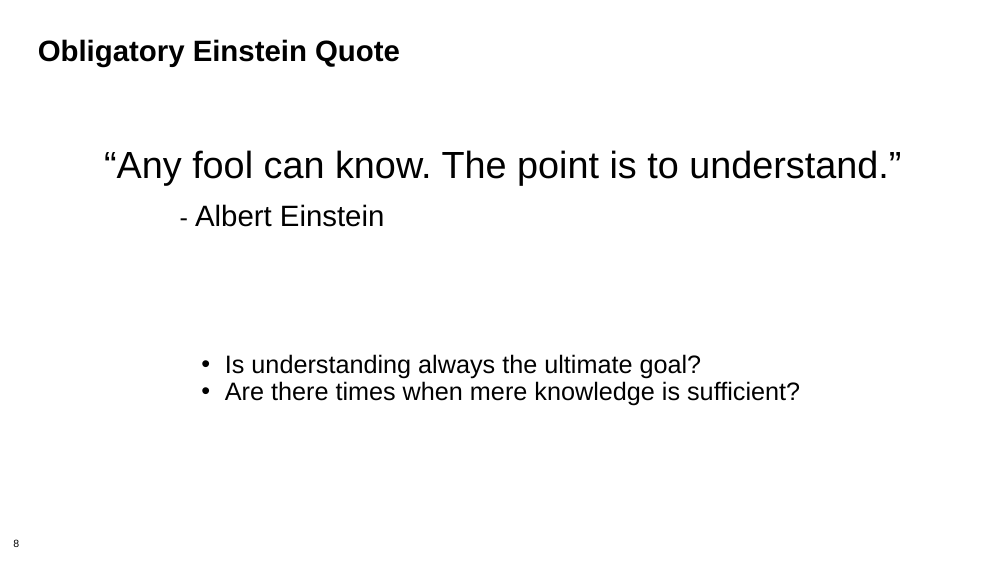
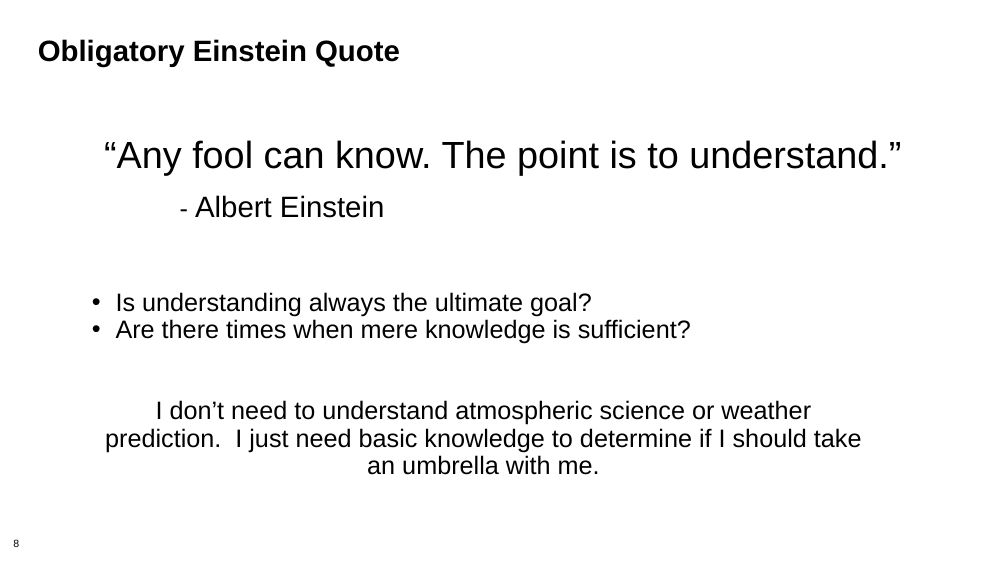
Before and after one commit to bssw-tutorial/presentations, a slide deck: slide 8 of lab-notebooks.pptx. Drawn at 1008x567 pixels with LibreOffice and Linux fonts; fonts in the diff are those of the drawing; background and template pictures are left out. Boxes give left, top, right and bottom in pixels: in the first picture for what was removed or moved away, otherwise in the second. Text is boxed around its words. In the diff, an @@ line names an element or a change of style, - is before the commit and + after.

```diff
--- a/lab-notebooks.pptx
+++ b/lab-notebooks.pptx
@@ text "“Any fool can know. The ...": place and size @@
-text "“Any fool can know. The ..." at [104, 150, 901, 227]
+text "“Any fool can know. The ..." at [104, 140, 901, 218]
@@ text "Is understanding always the ultimate ...": place and size @@
-text "Is understanding always the ultimate ..." at [225, 354, 800, 406]
+text "Is understanding always the ultimate ..." at [105, 292, 862, 475]
@@ text at [105, 400, 862, 475]: paragraph added @@
+I don’t need to understand atmospheric science or weather prediction. I just need basic knowledge to determine if I should take an umbrella with me.
```
Also in this commit, not shown: 2 other slides changed, 1 slide added.
